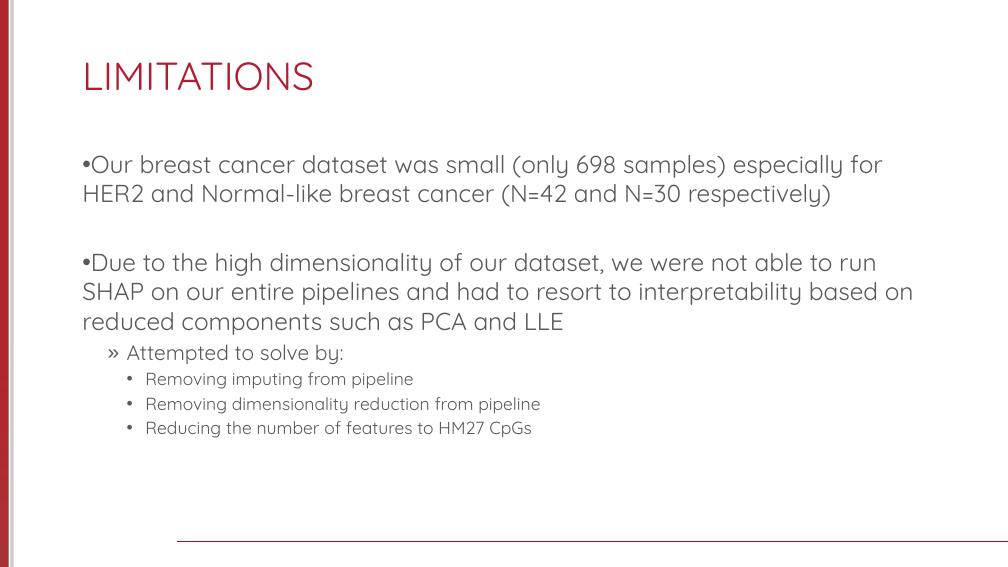
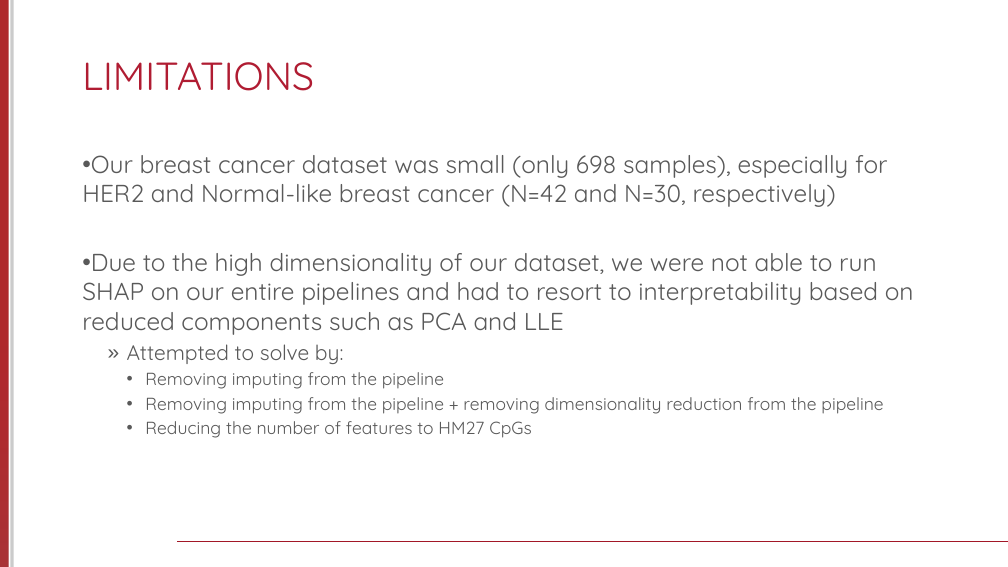
Before and after one commit to jacob-tye/20232110_TCGA_METHYLATION_CLINICAL_ML, a slide deck: slide 11 of report/final_project_presentation.pptx. Drawn at 1008x567 pixels with LibreOffice and Linux fonts; fonts in the diff are those of the drawing; background and template pictures are left out. Boxes give left, top, right and bottom in pixels: in the first picture for what was removed or moved away, otherwise in the second. Text is boxed around its words. In the diff, an @@ line names an element or a change of style, - is before the commit and + after.

Commit message:
updated presentation

```diff
--- a/report/final_project_presentation.pptx
+++ b/report/final_project_presentation.pptx
@@ text at (82,155,888,207): text changed @@
-• Our breast cancer dataset was small (only 698 samples) especially for HER2 and Normal-like breast cancer (N=42 and N=30 respectively)
+• Our breast cancer dataset was small (only 698 samples), especially for HER2 and Normal-like breast cancer (N=42 and N=30, respectively)
@@ text at (145,372,883,414): text changed @@
-    • Removing imputing from pipeline
-    • Removing dimensionality reduction from pipeline
+    • Removing imputing from the pipeline
+    • Removing imputing from the pipeline + removing dimensionality reduction from the pipeline
```
Also in this commit, not shown: 1 other slide changed.
